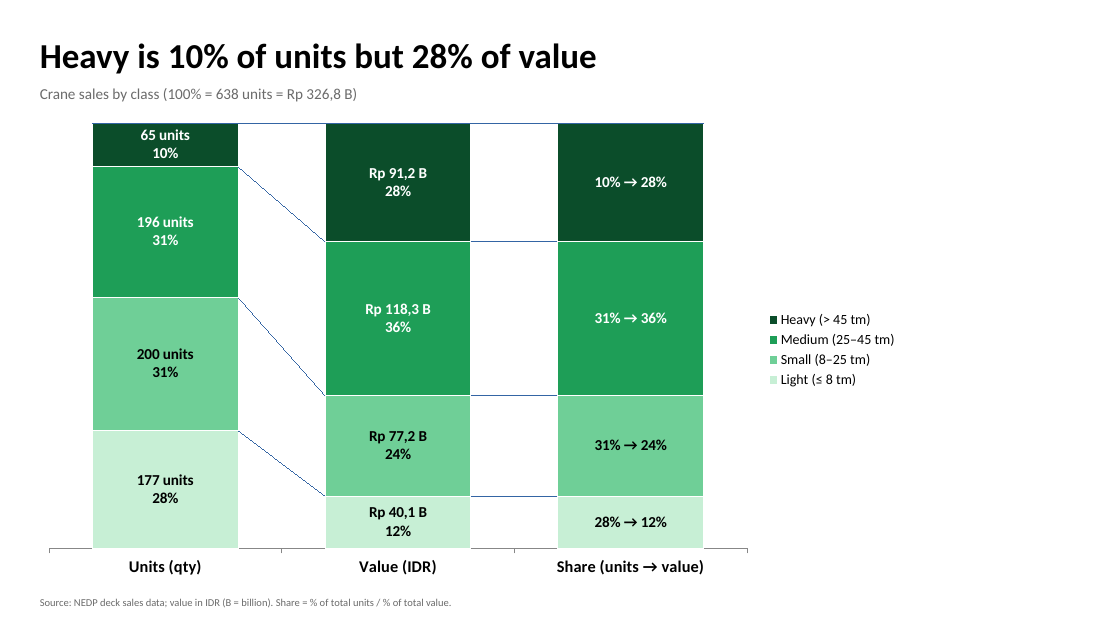
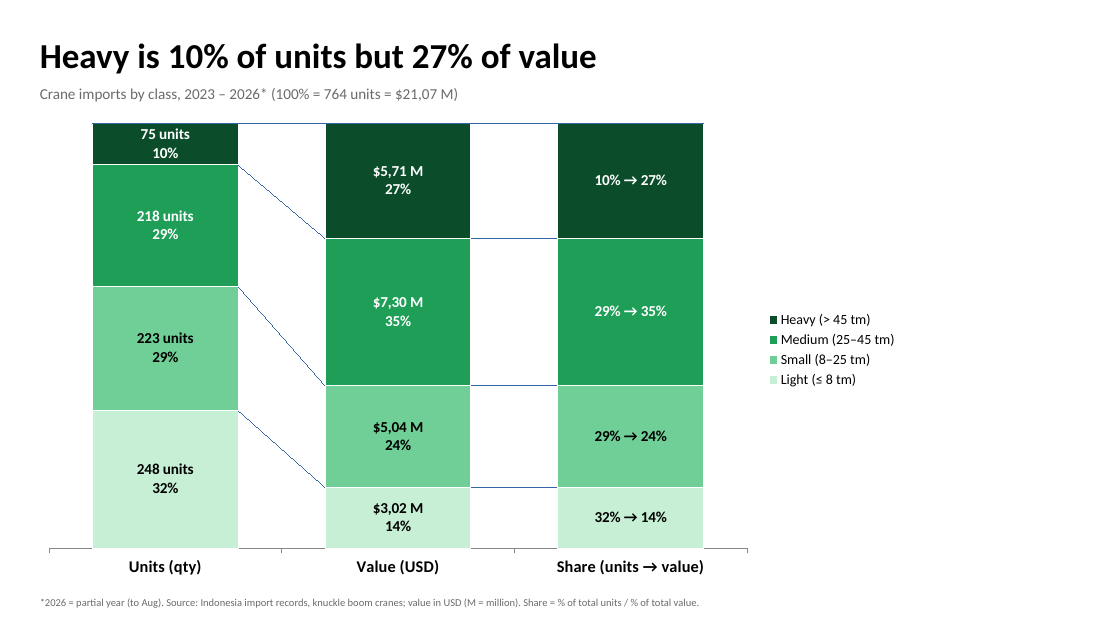
Before and after one commit to Godson7777/6month, a slide deck: slide 1 of nedp_deck/McK_3bar_Units_Value_Share.pptx. Drawn at 1120x630 pixels with LibreOffice and Linux fonts; fonts in the diff are those of the drawing. Boxes give left, top, right and bottom in pixels: in the first picture for what was removed or moved away, otherwise in the second. Text is boxed around its words. In the diff, an @@ line names an element or a change of style, - is before the commit and + after.

```diff
--- a/nedp_deck/McK_3bar_Units_Value_Share.pptx
+++ b/nedp_deck/McK_3bar_Units_Value_Share.pptx
@@ text at (40,43,597,74): text changed @@
-Heavy is 10% of units but 28% of value
+Heavy is 10% of units but 27% of value
@@ text at (40,88,459,102): text changed @@
-Crane sales by class (100% = 638 units = Rp 326,8 B)
+Crane imports by class, 2023 – 2026* (100% = 764 units = $21,07 M)
@@ column stacked 100% chart at (32,113,907,586) @@
-categories: Units (qty), Value (IDR), Share (units → value)
+categories: Units (qty), Value (USD), Share (units → value)
-Light (≤ 8 tm): 28, 12, 12
+Light (≤ 8 tm): 32, 14, 14
@@ data labels of Light (≤ 8 tm) added @@
-Small (8–25 tm): 31, 24, 24
+Small (8–25 tm): 29, 24, 24
@@ data labels of Small (8–25 tm) added @@
-Medium (25–45 tm): 31, 36, 36
+Medium (25–45 tm): 29, 35, 35
@@ data labels of Medium (25–45 tm) added @@
-Heavy (> 45 tm): 10, 28, 28
+Heavy (> 45 tm): 10, 27, 27
@@ data labels of Heavy (> 45 tm) added @@
@@ text at (40,598,699,608): text changed @@
-Source: NEDP deck sales data; value in IDR (B = billion). Share = % of total units / % of total value.
+*2026 = partial year (to Aug). Source: Indonesia import records, knuckle boom cranes; value in USD (M = million). Share = % of total units / % of total value.
```
Also in this commit, not shown: 1 other file.
